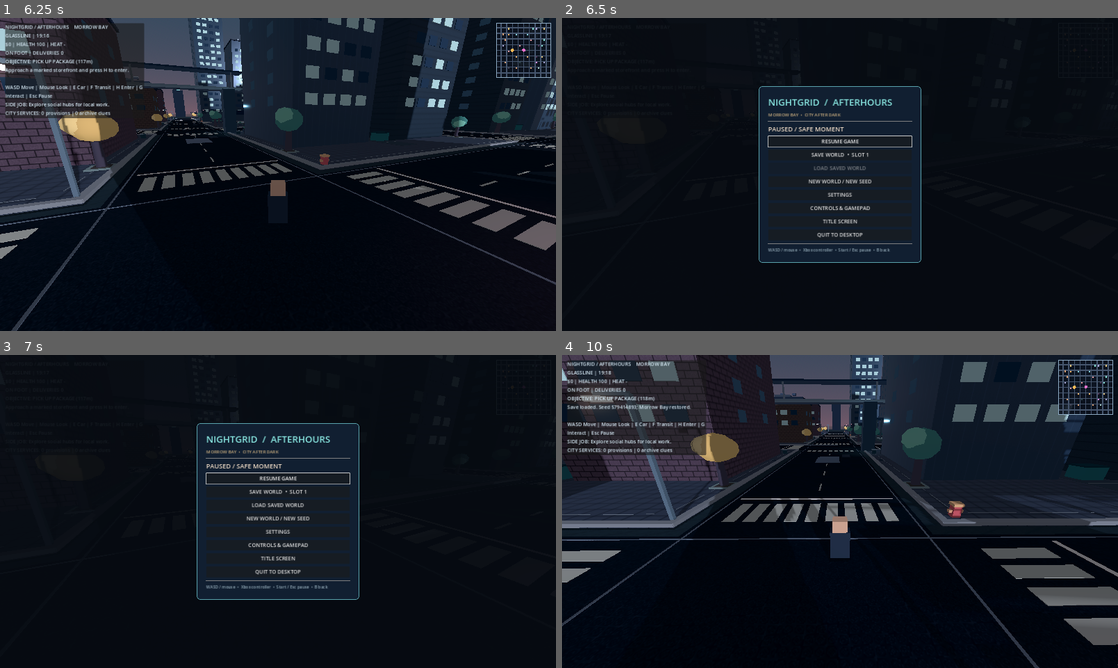
Above: before the commit, frames 1-4 (two rows, left to right).
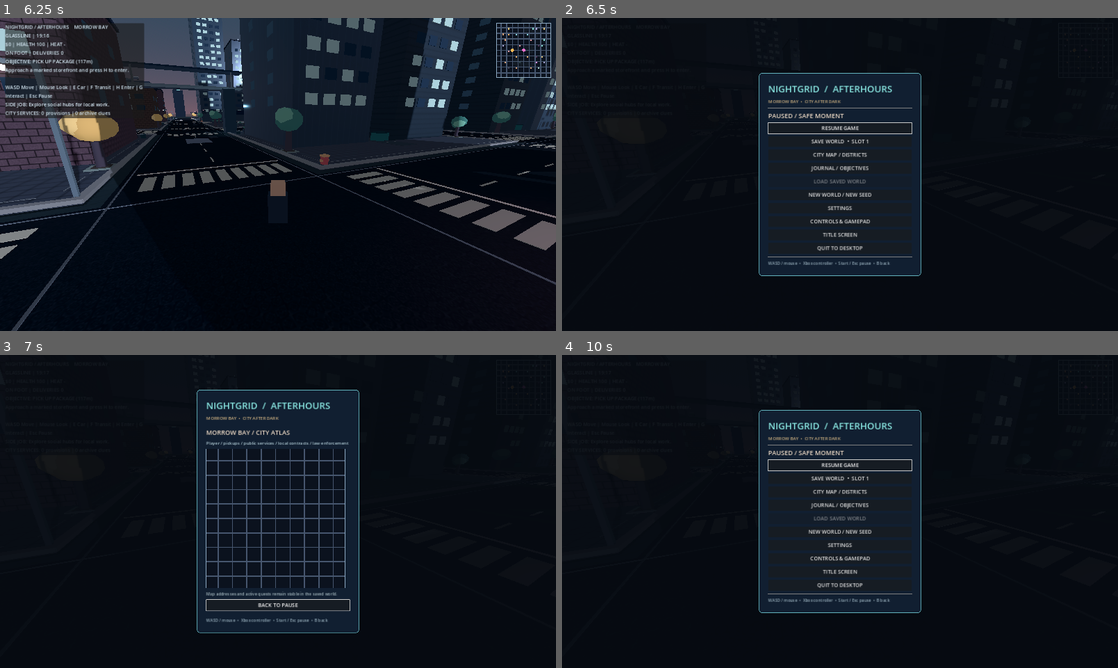
Above: after the commit, the same moments.

Repository: ProhibitedTV/NightGrid-Afterhours
Game: Godot game, scene res://scenes/main.tscn
The game is run twice, just before and just after one commit, with the same random seed, the same clock (stepped at 60 frames per second) and the same inputs.
Inputs (mouse positions are in pixels of both pictures, inside the frame that each line leads up to):
- Up to frame 1 (6.25 s): click "NEW WORLD / NEW SEED" at 0.5 s; click "YES — NEW CITY SEED" at 1.25 s; tap Enter (ui_accept) at 2, 2.27, 3.02, 5.27, 6.02 s; move the mouse to (305, 174) at 2.02 s; hold T (advance_clock) 2.03-2.78 s; hold W (drive_accelerate) 2.03-4.25 s; click (305, 174) at 2.17 s; move the mouse to (250, 174) at 2.77 s; tap E (car_toggle) at 2.85 s; move the mouse to (289, 168) at 3.52 s; hold F6 (game_new) 3.53-4.25 s; click "YES — NEW CITY SEED" at 4.25 s; move the mouse to (272, 180) at 5.02 s; hold W (drive_accelerate) from 5.03 s (still down); tap G (interact) at 5.1 s; click (272, 180) at 5.17 s; move the mouse to (316, 177) at 5.77 s; hold H (interior_toggle) from 5.78 s (still down)
- Up to frame 2 (6.5 s): keep holding W (drive_accelerate); keep holding H (interior_toggle); tap Escape (game_pause) at 6.4 s
- Up to frame 3 (7 s): release W (drive_accelerate) at 6.5 s; release H (interior_toggle) at 6.5 s; click (278, 492) at 6.5 s, where only the run after the commit has a clickable "CITY MAP / DISTRICTS"
- Up to frame 4 (10 s): click (840, 605) at 7.25 s, where only the run after the commit has a clickable "BACK TO PAUSE"; click (840, 505) at 8 s, where only the run after the commit has a clickable "JOURNAL / OBJECTIVES"; click (840, 533) at 8.75 s, where only the run after the commit has a clickable "NEW WORLD / NEW SEED"; move the mouse to (795, 508) at 9.52 s; hold W (drive_accelerate) from 9.53 s (still down); tap Tab (journal_open) at 9.6 s; tap Enter (ui_accept) at 9.77 s

Frame 1 is identical in both runs. In frame 2, 4.9% of the frame differs, in the area x 35-65%, y 17-83%; in frame 3, 9.1%; in frame 4, 38%, in the area x 0-100%, y 0-100%.

Commit message:
feat(ui): large city map and save-aware quest/inventory journal available from pause and controller

Diff:
--- a/scripts/game_menu.gd
+++ b/scripts/game_menu.gd
@@ -1,4 +1,5 @@
 extends CanvasLayer
+const MinimapScript = preload("res://scripts/minimap.gd")
 ## Keyboard/mouse/controller-friendly menu layer. It remains interactive while
 ## the 3D SceneTree is paused; all buttons use Godot's built-in focus navigation.
 signal action_requested(action: String)
@@ -20,14 +21,16 @@
 		"pad": "RT accelerate · LT reverse · Left stick steer · B brake"},
 	{"title": "SHOP / CONTACTS", "keyboard": "G interact/close · 1 buy/use · 2 contract · Esc close",
 		"pad": "X interact/contract · A service · B close · D-pad navigate"},
-	{"title": "SYSTEM", "keyboard": "Esc pause · F5 save · F9 load · F6 new world · F3 FPS · F4 SSR",
-		"pad": "Start pause · B back · Save/Load/New World in pause menu"}
+	{"title": "SYSTEM", "keyboard": "Esc pause · M map · Tab journal · F5 save · F9 load · F6 new world · F3 FPS",
+		"pad": "Start pause · View/Select map · B back · Save/Load/New in pause menu"}
 ]
 
 var screen := "hidden"
 var _back_screen := "pause"
 var _confirmation_origin := "pause"
 var _has_save := false
+var _world: Node3D
+var _journal_data: Dictionary = {}
 var settings: Dictionary = DEFAULT_SETTINGS.duplicate(true)
 var _root: Control
 var _screen_nodes: Array[Control] = []
@@ -44,6 +47,18 @@
 	add_child(_root)
 	visible = false
 
+func set_world_node(world: Node3D) -> void:
+	_world = world
+
+func open_map() -> void:
+	_back_screen = "pause"
+	_open("map")
+
+func open_journal(context: Dictionary) -> void:
+	_journal_data = context.duplicate(true)
+	_back_screen = "pause"
+	_open("journal")
+
 func set_has_save(value: bool) -> void:
 	_has_save = value
 
@@ -92,7 +107,7 @@
 		return
 	if event.is_action_pressed("game_pause") or event.is_action_pressed("game_back"):
 		match screen:
-			"settings", "controls":
+			"settings", "controls", "map", "journal":
 				_open(_back_screen)
 			"confirm_new":
 				_open(_confirmation_origin)
@@ -188,6 +203,8 @@
 			_title(col, "PAUSED / SAFE MOMENT", 22, Color("f0dfcd"))
 			_button(col, "resume", "RESUME GAME", "resume")
 			_button(col, "save", "SAVE WORLD  •  SLOT 1", "save")
+			_button(col, "map", "CITY MAP / DISTRICTS", "map")
+			_button(col, "journal", "JOURNAL / OBJECTIVES", "journal")
 			_button(col, "load", "LOAD SAVED WORLD", "load", _has_save)
 			_button(col, "new", "NEW WORLD / NEW SEED", "new")
 			_button(col, "settings", "SETTINGS", "settings")
@@ -215,6 +232,45 @@
 				_divider(col)
 			_label(col, "Xbox / XInput layout. Controller support depends on Godot/OS device detection.", 14, Color("9db5c7"))
 			_button(col, "back", "BACK", "back")
+		"journal":
+			_title(col, "JOURNAL / NIGHT-SHIFT LEDGER", 22, Color("f0dfcd"))
+			_label(col, "CURRENT DISTRICT  " + str(_journal_data.get("district", "MORROW BAY")), 18, Color("8ad9d6"))
+			_label(col, "LOCAL TIME  " + str(_journal_data.get("clock", "--:--")) +
+				"  |  WORLD SEED  " + str(_journal_data.get("seed", "-")), 16, Color("bdcddd"))
+			_divider(col)
+			_title(col, "ACTIVE DELIVERIES", 18, Color("f0d1a0"))
+			_label(col, str(_journal_data.get("main_objective", "Explore Morrow Bay")),
+				17, Color("e1ebef"))
+			_label(col, str(_journal_data.get("venue_job", "No local contacts")),
+				16, Color("bfced5"))
+			_label(col, str(_journal_data.get("civic_job", "No freight work")),
+				16, Color("bfced5"))
+			_divider(col)
+			_title(col, "INVENTORY / STATUS", 18, Color("f0d1a0"))
+			_label(col, "CASH  $%d     HEALTH  %d     HEAT  %.1f" % [
+				int(_journal_data.get("cash", 0)), int(_journal_data.get("health", 100)),
+				float(_journal_data.get("heat", 0.0))], 17, Color("e1ebef"))
+			_label(col, "SUPPLY PACKS  %d    COURIER DELIVERIES  %d" % [
+				int(_journal_data.get("supplies", 0)), int(_journal_data.get("deliveries", 0))],
+				17, Color("c4d6da"))
+			_label(col, "LOCAL JOBS COMPLETE  %d     CIVIC JOBS COMPLETE  %d" % [
+				int(_journal_data.get("venue_completed", 0)),
+				int(_journal_data.get("civic_completed", 0))], 16, Color("c4d6da"))
+			_label(col, "ARCHIVES VISITED  %d     LIVE STREET BLOCKS  %d" % [
+				int(_journal_data.get("archives", 0)), int(_journal_data.get("loaded_blocks", 0))],
+				16, Color("c4d6da"))
+			_button(col, "back", "BACK TO PAUSE", "back")
+		"map":
+			_title(col, "MORROW BAY / CITY ATLAS", 22, Color("f0dfcd"))
+			_label(col, "Player / pickups / public services / local contracts / law enforcement", 15, Color("adc8d2"))
+			var atlas := Control.new()
+			atlas.name = "WorldMapView"
+			atlas.custom_minimum_size = Vector2(480.0, 480.0)
+			atlas.set_script(MinimapScript)
+			atlas.set("world_node", _world)
+			col.add_child(atlas)
+			_label(col, "Map addresses and active quests remain stable in the saved world.", 14, Color("a2b5bc"))
+			_button(col, "back", "BACK TO PAUSE", "back")
 		"confirm_new":
 			_title(col, "START ANOTHER WORLD?", 24, Color("f0cdab"))
 			_label(col, "The current unsaved session will be discarded. Your last saved slot will remain intact until you save the new world.", 17, Color("cbd8e3"))
@@ -290,6 +346,10 @@
 			open_settings()
 		"controls":
 			open_controls()
+		"map":
+			open_map()
+		"journal":
+			action_requested.emit("journal")
 		"back":
 			_open(_back_screen)
 		"new":
